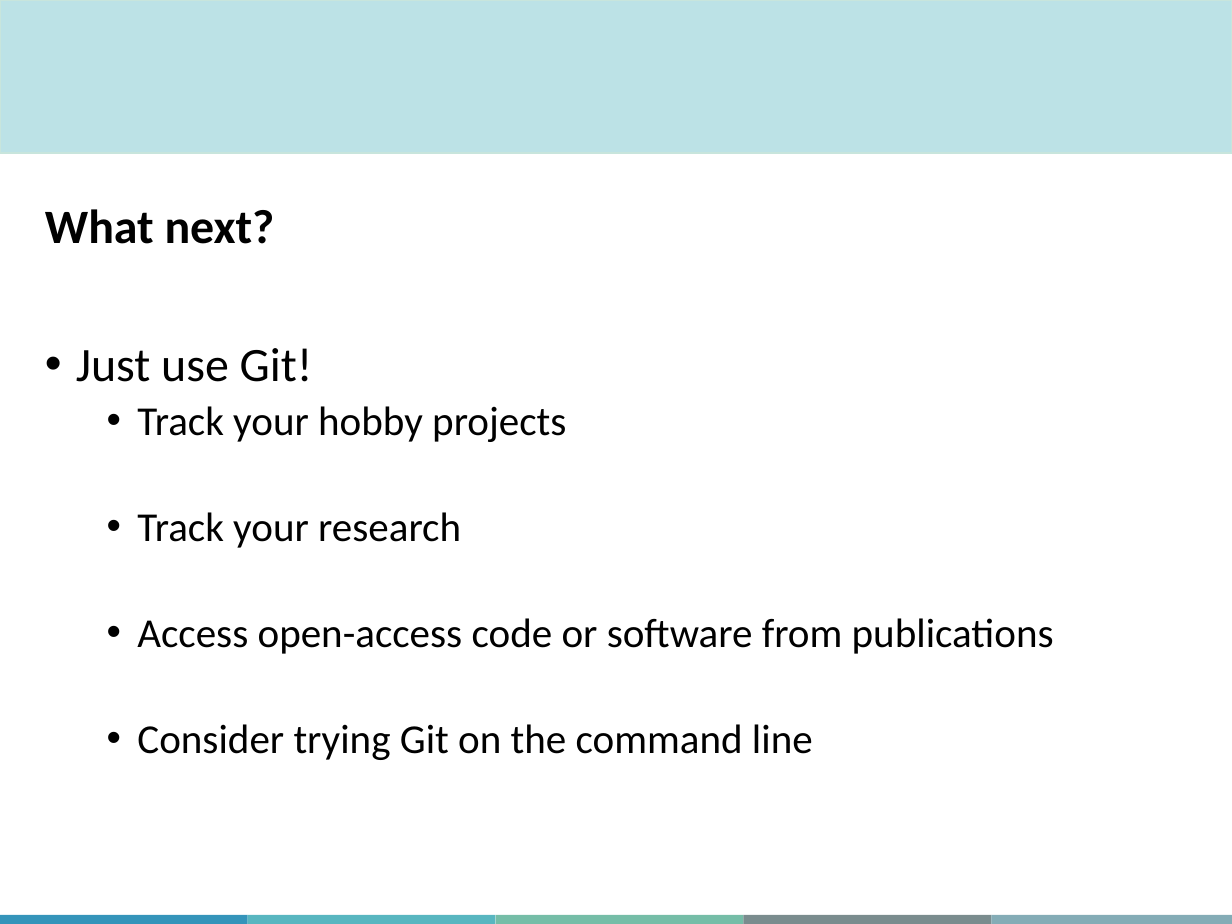
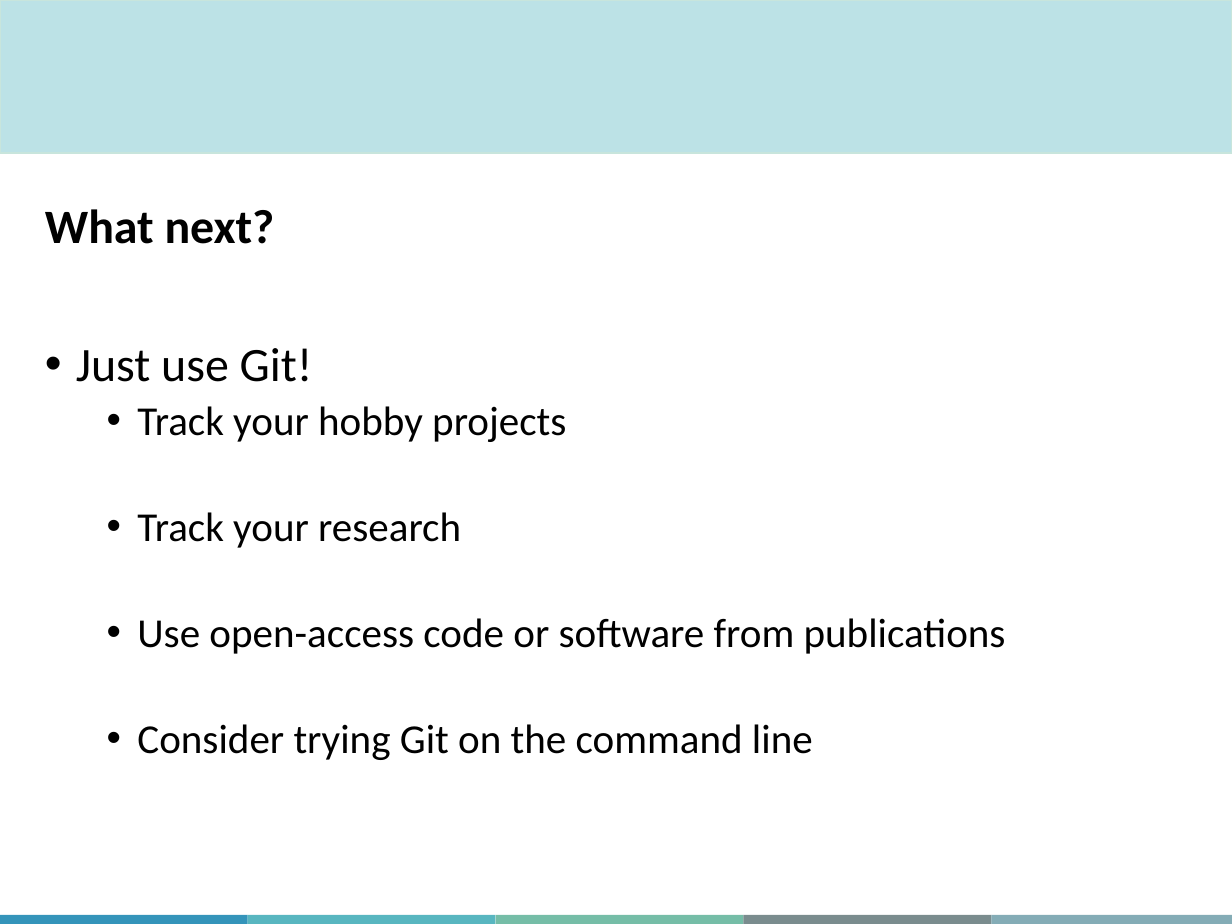
Before and after one commit to aosakwe/MiCM_IntroToGitHub, a slide deck: slide 49 of Slides/MiCM_GitHub_Workshop.pptx (slide 48 before the commit). Drawn at 1232x924 pixels with LibreOffice and Linux fonts; fonts in the diff are those of the drawing; background and template pictures are left out. Boxes give left, top, right and bottom in pixels: in the first picture for what was removed or moved away, otherwise in the second. Text is boxed around its words. In the diff, an @@ line names an element or a change of style, - is before the commit and + after.

```diff
--- a/Slides/MiCM_GitHub_Workshop.pptx
+++ b/Slides/MiCM_GitHub_Workshop.pptx
@@ text at (137,618,1006,654): text changed @@
-  • Access open-access code or software from publications
+  • Use open-access code or software from publications
```
Also in this commit, not shown: 9 other slides changed, 2 slides added, 1 slide removed.
